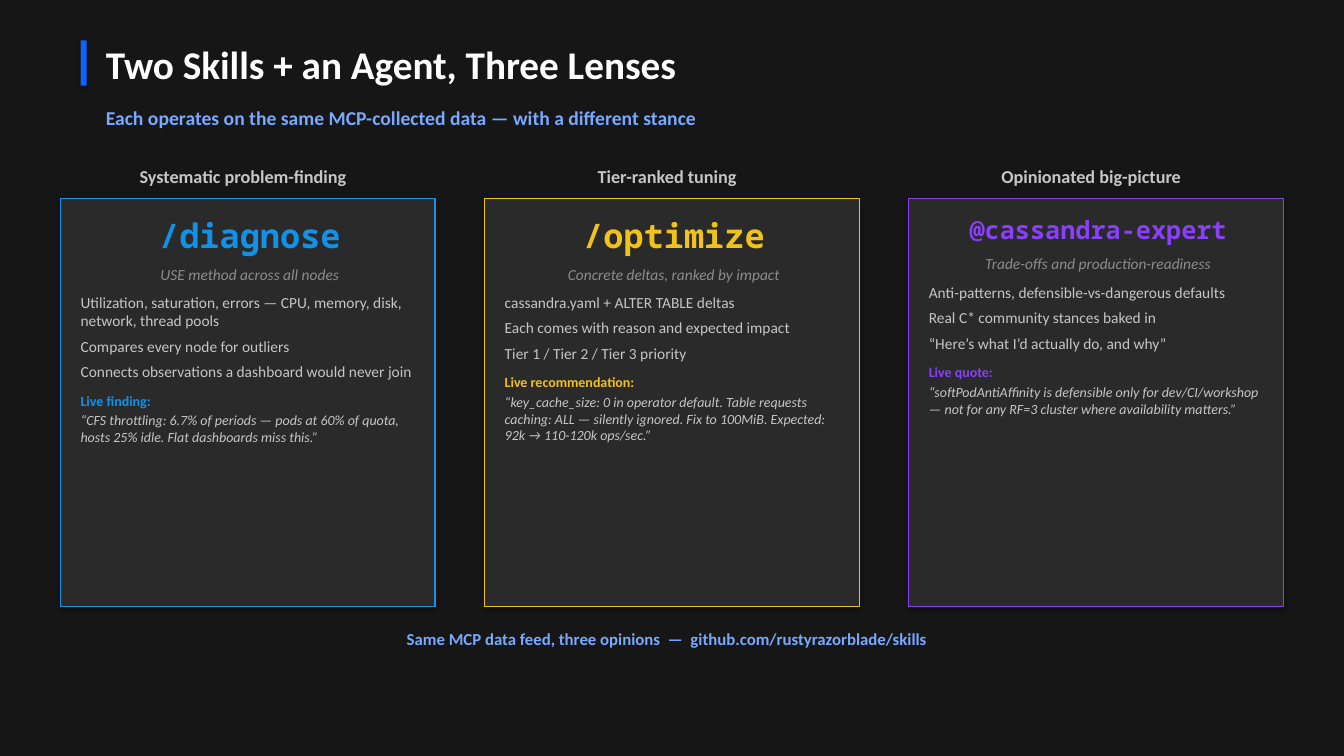
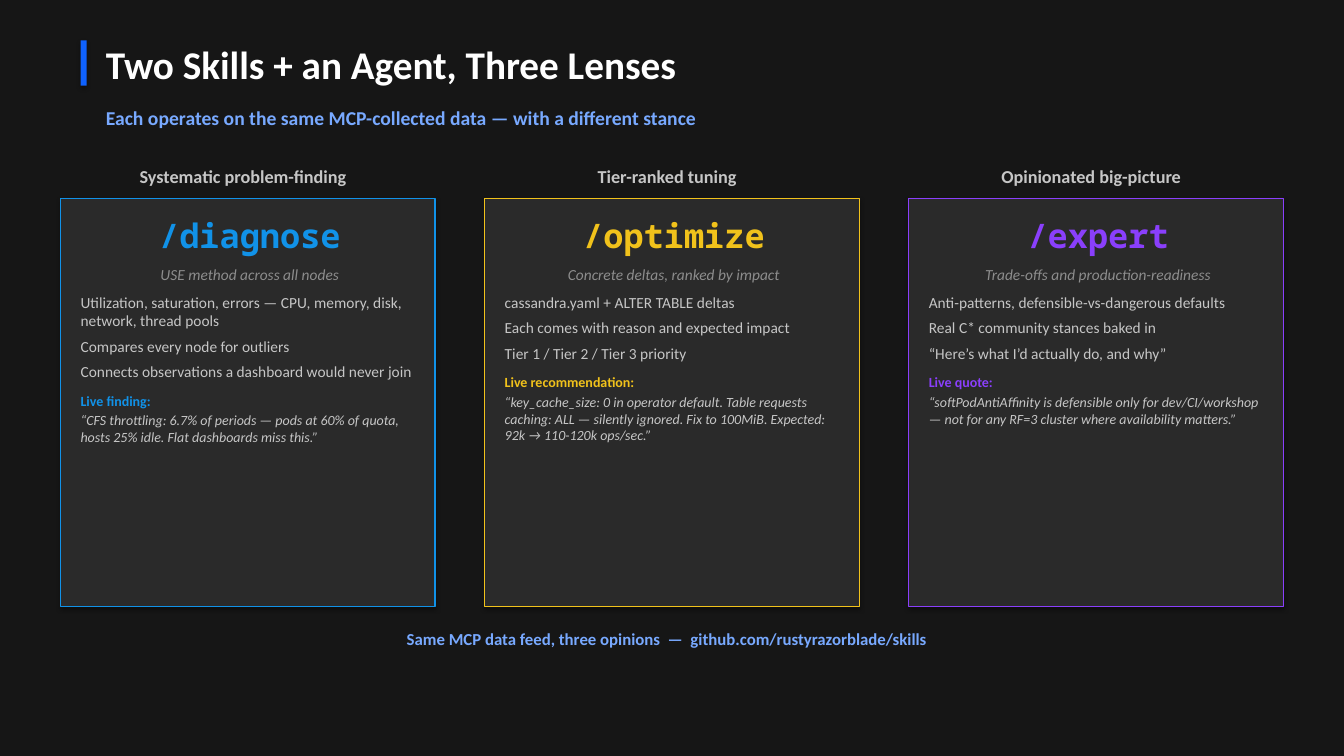
Before and after one commit to jamesc127/k8ssandra-mcp-workshop, a slide deck: slide 16 of k8ssandra-reference-architecture.pptx. Drawn at 1344x756 pixels with LibreOffice and Linux fonts; fonts in the diff are those of the drawing. Boxes give left, top, right and bottom in pixels: in the first picture for what was removed or moved away, otherwise in the second. Text is boxed around its words. In the diff, an @@ line names an element or a change of style, - is before the commit and + after.

```diff
--- a/k8ssandra-reference-architecture.pptx
+++ b/k8ssandra-reference-architecture.pptx
@@ text in rectangle at <box>1028,224,1169,256</box>: text changed; size 18 to 24 pt @@
-@cassandra-expert
+/expert
```
Also in this commit, not shown: 1 other slide changed.
